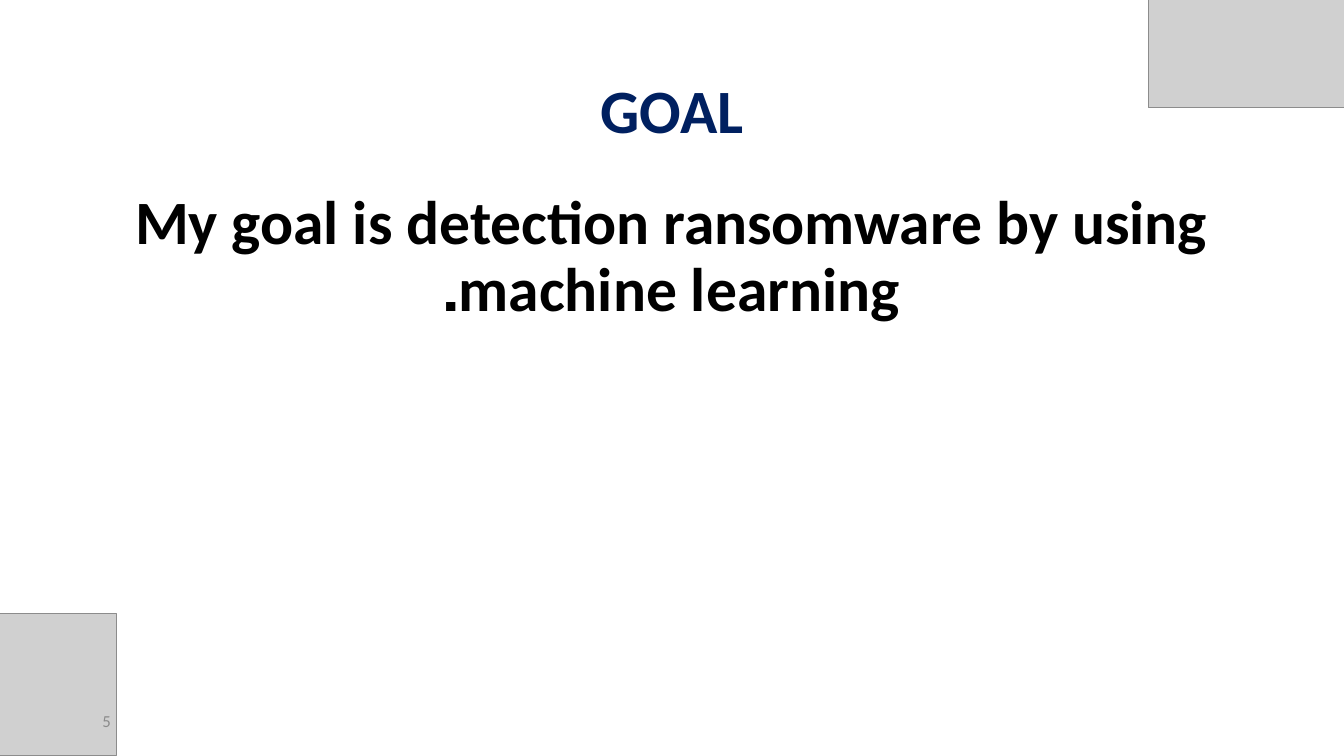
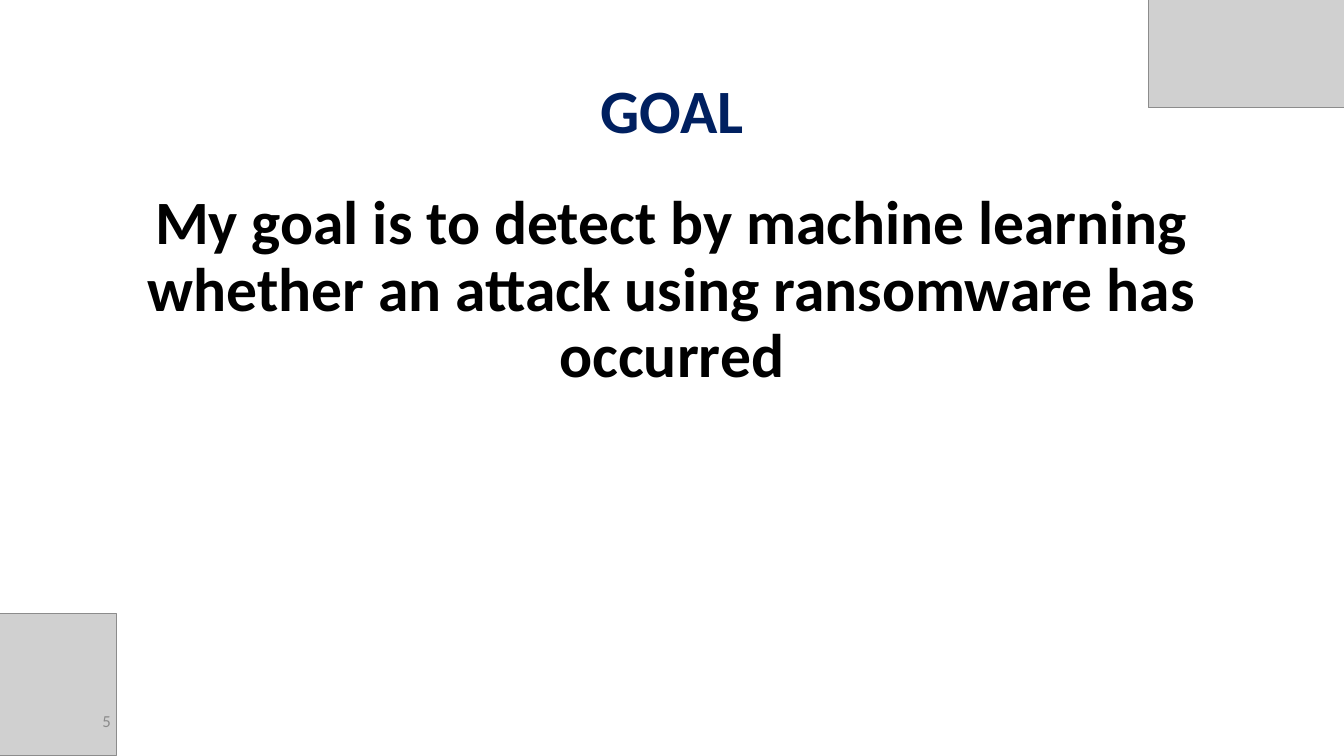
Before and after one commit to orelrahum/Ransomware_Code, a slide deck: slide 5 of Presentation.pptx. Drawn at 1344x756 pixels with LibreOffice and Linux fonts; fonts in the diff are those of the drawing; grey boxes stand for pictures. Boxes give left, top, right and bottom in pixels: in the first picture for what was removed or moved away, otherwise in the second. Text is boxed around its words. In the diff, an @@ line names an element or a change of style, - is before the commit and + after.

```diff
--- a/Presentation.pptx
+++ b/Presentation.pptx
@@ text at <box>148,200,1195,378</box>: text changed @@
-My goal is detection ransomware by using machine learning.
+My goal is to detect by machine learning whether an attack using ransomware has occurred
```
Also in this commit, not shown: 8 other slides changed, 4 slides added, 1 slide removed, 19 other files.
